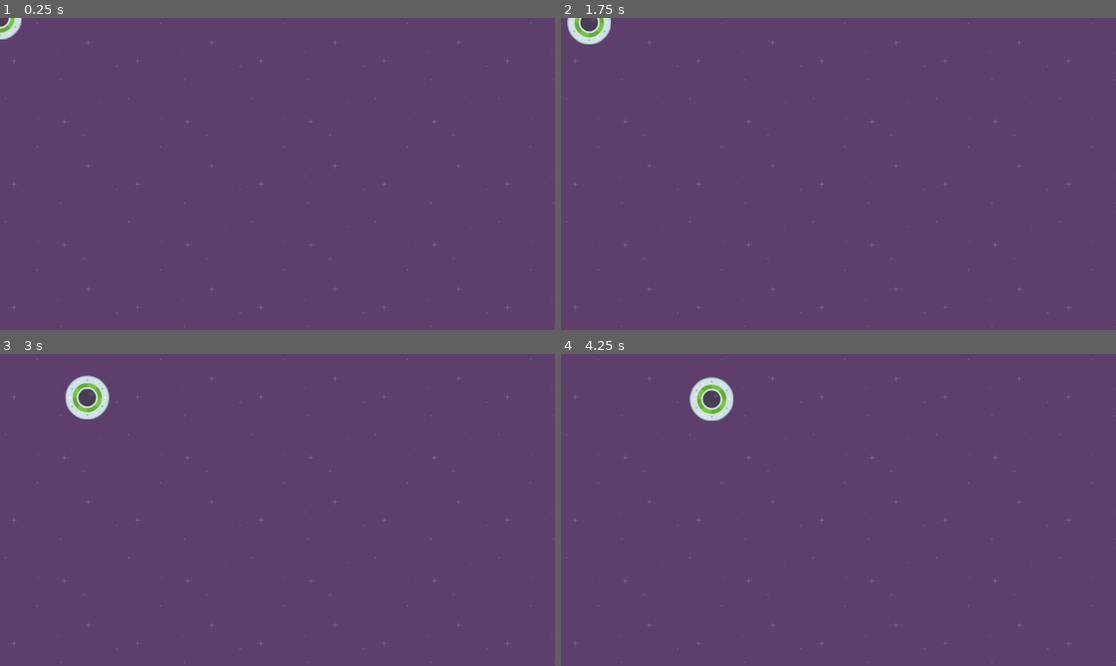
Above: before the commit, frames 1-4 (two rows, left to right).
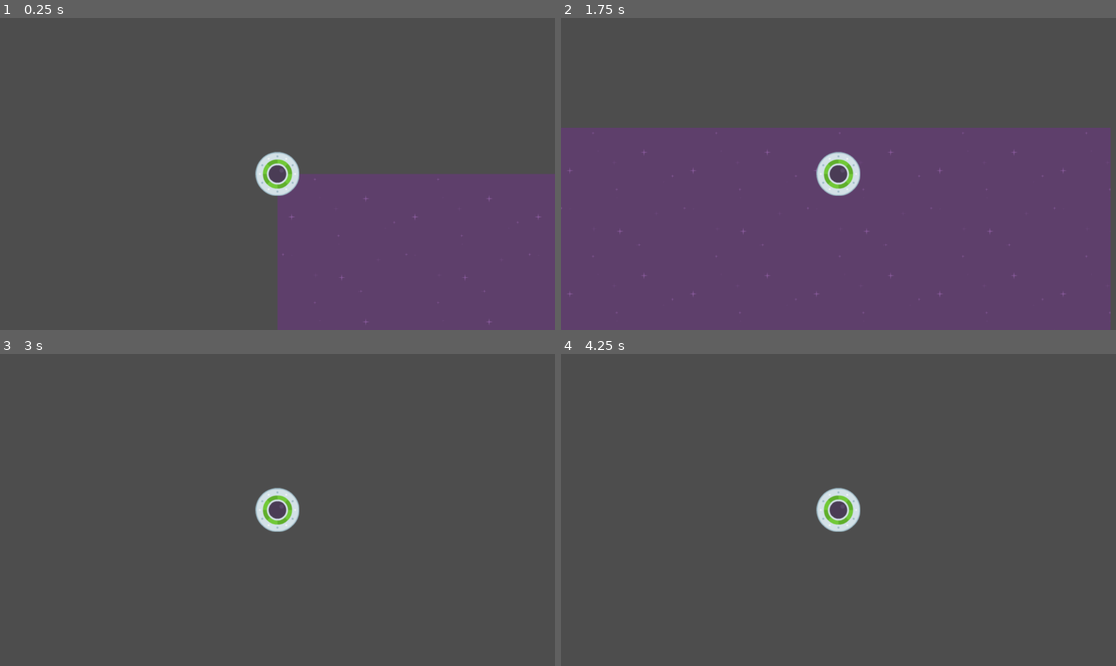
Above: after the commit, the same moments.

Repository: QBERT18/speedysaucer
Game: Godot game, scene res://level_1.tscn
Same seed, same stepped clock (60 frames per second), same inputs: the game is played once before the commit and once after it.
Inputs:
- Up to frame 1 (0.25 s): no input
- Up to frame 2 (1.75 s): tap Enter at 0.5 s; hold Right (move_right) 0.53-1.28 s; hold Down (move_down) from 1.28 s (still down)
- Up to frame 3 (3 s): release Down (move_down) at 2.03 s; hold Right (move_right) 2.03-2.78 s; hold Up (move_up) from 2.78 s (still down)
- Up to frame 4 (4.25 s): release Up (move_up) at 3.53 s; hold Left (move_left) from 3.53 s (still down)

The runs differ from the first frame. In frame 1, 75% of the frame differs, in the area x 0-100%, y 0-100%; in frame 2, 37%; in frame 3, 100%; in frame 4, 100%.

Commit message:
Following The Player With Camera2D

Diff:
--- a/player.gd
+++ b/player.gd
@@ -1,7 +1,7 @@
 extends RigidBody2D
 
 func _physics_process(delta):
-	var force = 100
+	var force = 1000
 	if Input.is_action_pressed("move_up"):
 		apply_force(Vector2(0, -force))
 	if Input.is_action_pressed("move_right"):
--- a/player.tscn
+++ b/player.tscn
@@ -15,3 +15,5 @@
 
 [node name="CollisionShape2D" type="CollisionShape2D" parent="."]
 shape = SubResource("CircleShape2D_v0v8r")
+
+[node name="Camera2D" type="Camera2D" parent="."]
